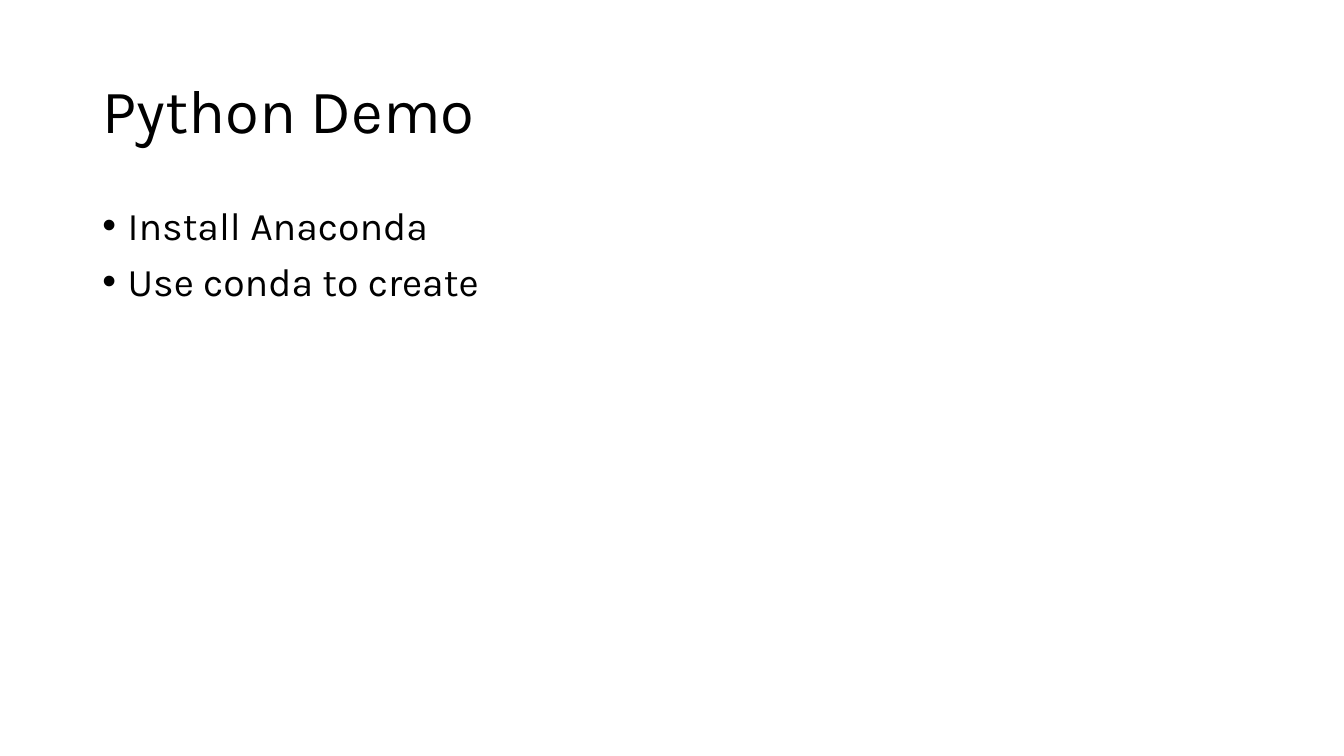
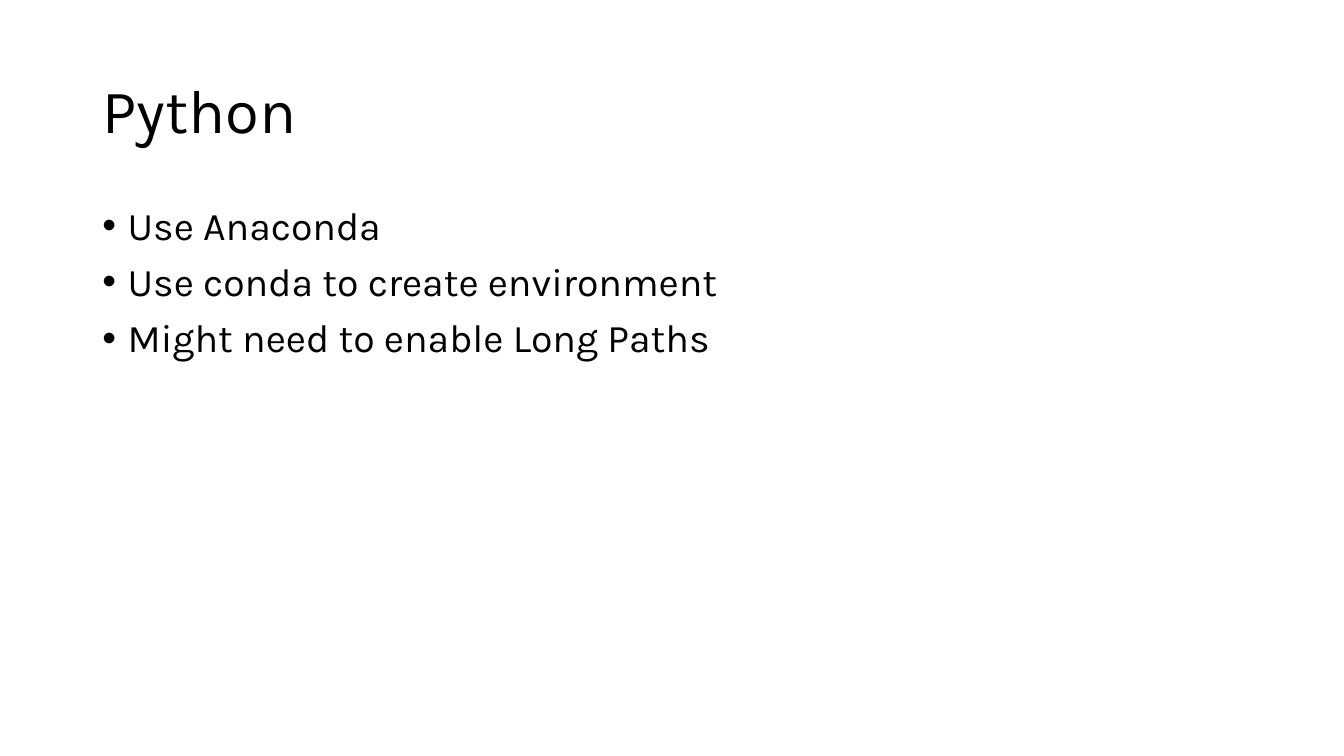
Before and after one commit to phil-a10/Talks, a slide deck: slide 40 of Data Engineering Using Free Tools/Learn Data Engineering For Free.pptx (slide 41 before the commit). Drawn at 1344x756 pixels with LibreOffice and Linux fonts; fonts in the diff are those of the drawing. Boxes give left, top, right and bottom in pixels: in the first picture for what was removed or moved away, otherwise in the second. Text is boxed around its words. In the diff, an @@ line names an element or a change of style, - is before the commit and + after.

Commit message:
added conda demo sql connection not working new conda slides

```diff
--- a/Data Engineering Using Free Tools/Learn Data Engineering For Free.pptx
+++ b/Data Engineering Using Free Tools/Learn Data Engineering For Free.pptx
@@ title at box(102, 91, 296, 148): text changed @@
-Python Demo
+Python
@@ text at box(128, 213, 717, 362): text changed @@
-• Install Anaconda
-• Use conda to create
+• Use Anaconda
+• Use conda to create environment
+• Might need to enable Long Paths
```
Also in this commit, not shown: 7 slides added, 1 slide removed, 2 other files.
